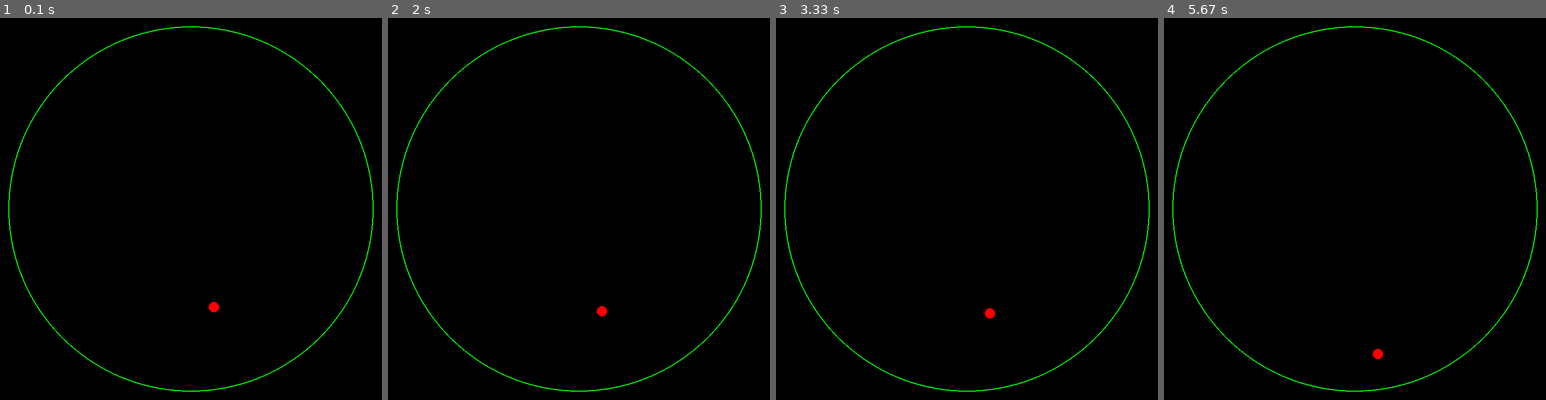
Above: before the commit, frames 1-4 (left to right).
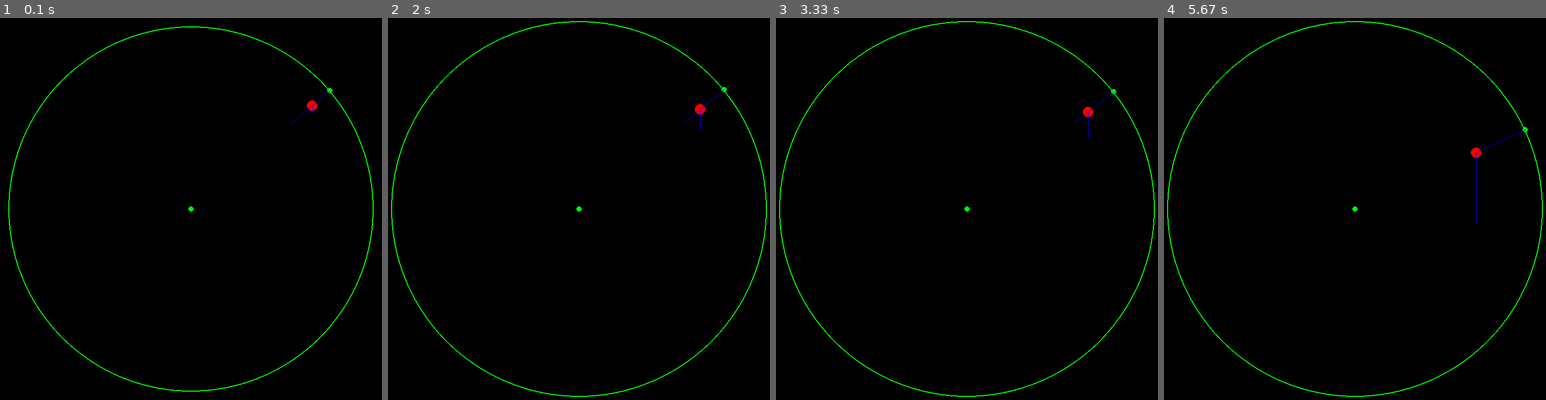
Above: after the commit, the same moments.

Repository: nsodickson/Pygame-Projects
Game: pygame game, started from Projects/GravityCircle.py
Same seed, same stepped clock (60 frames per second), same inputs: the game is played once before the commit and once after it.
Inputs (mouse positions are in pixels of both pictures, inside the frame that each line leads up to):
- Up to frame 1 (0.1 s): no input
- Up to frame 2 (2 s): hold Space 0.33-0.8 s; hold Right 0.33-0.8 s; move the mouse to (563, 228) at 0.37 s; press the mouse at (449, 147) at 0.87 s; move the mouse to (449, 228) at 0.97 s; release the mouse at (449, 308) at 1.1 s; hold Up from 1.67 s (still down); move the mouse to (468, 56) at 1.7 s
- Up to frame 3 (3.33 s): release Up at 2.13 s; hold Enter 2.67-3.2 s; hold Left 2.67-3.2 s
- Up to frame 4 (5.67 s): hold Down 3.8-4.1 s; tap Space at 4.57, 4.97, 5.37 s; hold Up 4.9-5.27 s; hold Right from 5.3 s (still down)

The runs differ from the first frame. In frame 1, 0.2% of the frame differs, in the area x 49-88%, y 18-78%; in frame 2, 1.7%; in frame 3, 1.7%; in frame 4, 1.8%, in the area x 0-100%, y 0-100%.

Commit message:
Game of Life Version 2

Diff:
--- /dev/null
+++ b/Projects/GameOfLifeV2.py
@@ -0,0 +1,246 @@
+import pygame
+from pygame.locals import *
+import numpy as np
+import scipy.signal as signal
+
+def tupleToVector2(p, type=float):
+    return pygame.Vector2(type(p[0]), type(p[1]))
+
+def vector2ToTuple(p, type=float):
+    return (type(p[0]), type(p[1]))
+
+WHITE = (255, 255, 255)
+BLACK = (0, 0, 0)
+RED = (255, 0, 0)
+BLUE = (0, 0, 255)
+GREEN = (0, 255, 0)
+
+KERNEL = np.ones((3, 3))
+KERNEL[1, 1] = 0
+
+class Grid():
+    def __init__(self,
+                 gw: int,
+                 gh: int):
+        self.gw = gw
+        self.gh = gh
+        self.grid = np.zeros((self.gh, self.gw))
+
+    def get_border(self):
+        return np.concatenate([self.grid[:-1, 0],
+                               self.grid[0, :-1],
+                               self.grid[:-1, -1],
+                               self.grid[-1, :-1]])
+
+    def expand(self,
+               n: int=1):
+        self.gw += 2 * n
+        self.gh += 2 * n
+        self.grid = np.pad(self.grid, n)
+
+    def apply_rules(self):
+        neighbors = signal.convolve2d(self.grid, KERNEL, mode="same")
+        birth_flag = np.logical_or(neighbors == 3, False)
+        death_flag = np.logical_or(neighbors < 2, neighbors > 3)
+        self.grid[birth_flag] = 1
+        self.grid[death_flag] = 0
+
+    def step(self):
+        self.apply_rules()
+        if self.get_border().any():
+            self.expand()
+
+    def draw(self,
+             surf: pygame.Surface,
+             _gw: int,
+             _gh: int,
+             grid_offset_x: int,
+             grid_offset_y: int,
+             draw_grid: bool=True,
+             full_grid: bool=True,
+             visualize_neighbors: bool=False):
+        if visualize_neighbors:
+            neighbors = signal.convolve2d(self.grid, KERNEL, mode="same")
+        surf.fill(BLACK)
+        w, h = surf.get_size()
+        cell_size = w // _gw
+        center_x = (self.gw + grid_offset_x) // 2
+        center_y = (self.gh + grid_offset_y) // 2
+        left = center_x - _gw // 2
+        top = center_y - _gh // 2
+        right = center_x + _gw // 2
+        bottom = center_y + _gh // 2
+        for i in range(_gw):
+            for n in range(_gh):
+                x = left + i
+                y = top + n
+                if 0 <= x < self.gw and 0 <= y < self.gh:
+                    if visualize_neighbors:
+                        cell = neighbors[y, x]
+                        color_value = 255 * cell / 8
+                        color = (color_value, color_value, color_value)
+                        pygame.draw.rect(surf, color, (i * cell_size, n * cell_size, cell_size, cell_size))
+                    else:
+                        cell = self.grid[y, x]
+                        color = WHITE if cell else BLACK
+                        pygame.draw.rect(surf, color, (i * cell_size, n * cell_size, cell_size, cell_size))
+        if draw_grid:
+            if full_grid:
+                grid_left = 0
+                grid_top = 0
+                grid_right = _gw
+                grid_bottom = _gh
+            else:
+                if left < 0:
+                    grid_left = min(_gw, abs(left))
+                else:
+                    grid_left = 0
+
+                if top < 0:
+                    grid_top = min(_gh, abs(top))
+                else:
+                    grid_top = 0
+
+                if right > self.gw:
+                    grid_right = min(_gw, _gw - (right - self.gw))
+                else:
+                    grid_right = _gw
+
+                if bottom > self.gh:
+                    grid_bottom = min(_gh, _gh - (bottom - self.gh))
+                else:
+                    grid_bottom = _gh
+            for i in range(grid_left, grid_right + 1):
+                pygame.draw.line(surf, BLUE, (i * cell_size, grid_top * cell_size), (i * cell_size, grid_bottom * cell_size))
+            for i in range(grid_top, grid_bottom + 1):
+                pygame.draw.line(surf, BLUE, (grid_left * cell_size, i * cell_size), (grid_right * cell_size, i * cell_size))
+
+pygame.init()
+
+w, h = 800, 800
+window = pygame.display.set_mode((w, h))
+
+even_divisors = []
+for i in range(1, min(w + 1, h + 1)):
+    if w % i == 0 and w / i % 2 == 0 and h % i == 0 and h / i % 2 == 0:
+        even_divisors.append(i)
+divisor_idx = 7
+cell_size = even_divisors[divisor_idx]
+gw, gh = w // cell_size, h // cell_size
+grid = Grid(gw, gh)
+
+print(even_divisors)
+
+clock = pygame.time.Clock()
+fps = 100
+
+draw_grid = True
+full_grid = True
+visualize_neighbors = False
+running = False
+clicked = False
+moved = False
+pygame.display.set_caption("Conway's Game of Life (Paused)")
+
+past_pos = tupleToVector2(pygame.mouse.get_pos())
+offset = pygame.Vector2()
+
+sim_on = True
+while sim_on:
+    if running:
+        grid.step()
+
+    for event in pygame.event.get():
+        if event.type == QUIT:
+            sim_on = False
+        elif event.type == MOUSEBUTTONDOWN:
+            clicked = True
+        elif event.type == MOUSEBUTTONUP:
+            if not moved:
+                pos = tupleToVector2(event.pos)
+                center_x = (grid.gw - int(offset.x // cell_size)) // 2
+                center_y = (grid.gh - int(offset.y // cell_size)) // 2
+                x = int(center_x + (pos.x - w // 2) // cell_size)
+                y = int(center_y + (pos.y - h // 2) // cell_size)
+
+                if x < 0 and y < 0:
+                    grid.expand(max(abs(x), abs(y)) + 1)
+                elif x < 0 and y > grid.gh - 1:
+                    grid.expand(max(abs(x), y - grid.gh) + 1)
+                elif x > grid.gw - 1 and y < 0:
+                    grid.expand(max(x - grid.gw, abs(y)) + 1)
+                elif x > grid.gw - 1 and y > grid.gw - 1:
+                    grid.expand(max(x - grid.gw, y - grid.gh) + 1)
+                elif x < 0:
+                    grid.expand(abs(x) + 1)
+                elif y < 0:
+                    grid.expand(abs(y) + 1)
+                elif x > grid.gw - 1:
+                    grid.expand(x - grid.gw + 1)
+                elif y > grid.gh - 1:
+                    grid.expand(y - grid.gh + 1)
+
+                center_x = (grid.gw - int(offset.x // cell_size)) // 2
+                center_y = (grid.gh - int(offset.y // cell_size)) // 2
+                x = int(center_x + (pos.x - w // 2) // cell_size)
+                y = int(center_y + (pos.y - h // 2) // cell_size)
+
+                grid.grid[y, x] = 0 if grid.grid[y, x] else 1
+            clicked = False
+            moved = False
+        elif event.type == MOUSEMOTION:
+            pos = tupleToVector2(event.pos)
+            if clicked:
+                pos_change = (pos - past_pos) * 2
+                offset += pos_change
+                if abs(pos_change.x // cell_size) > 0 or abs(pos_change.y // cell_size) > 0:
+                    moved = True
+            past_pos = pos
+        elif event.type == KEYDOWN:
+            if event.key == K_SPACE:
+                running = not running
+                pygame.display.set_caption("Conway's Game of Life ({})".format("Running" if running else "Paused"))
+            elif event.key == K_UP:
+                if divisor_idx > 1:
+                    offset *= even_divisors[divisor_idx - 1] / even_divisors[divisor_idx]
+                divisor_idx = max(1, divisor_idx - 1)
+                cell_size = even_divisors[divisor_idx]
+                gw, gh = w // cell_size, h // cell_size
+            elif event.key == K_DOWN:
+                if divisor_idx < len(even_divisors) - 1:
+                    offset *= even_divisors[divisor_idx + 1] / even_divisors[divisor_idx]
+                divisor_idx = min(len(even_divisors) - 1, divisor_idx + 1)
+                cell_size = even_divisors[divisor_idx]
+                gw, gh = w // cell_size, h // cell_size
+            elif event.key == K_RIGHT:
+                grid.step()
+            elif event.key == K_f:
+                full_grid = not full_grid
+            elif event.key == K_g:
+                draw_grid = not draw_grid
+            elif event.key == K_c:
+                offset = pygame.Vector2(0, 0)
+            elif event.key == K_n:
+                visualize_neighbors = not visualize_neighbors
+
+    grid.draw(window,
+              gw,
+              gh,
+              -int(offset.x // cell_size),
+              -int(offset.y // cell_size),
+              draw_grid=draw_grid,
+              full_grid=full_grid,
+              visualize_neighbors=visualize_neighbors)
+    pygame.display.update()
+    clock.tick(fps)
+
+"""
+Instructions:
+
+Mouse button: Click on individual cells to set them as either alive (white) or dead (black)
+Space bar: Start or pause the simulation
+Up arrow: Zoom out
+Down arrow: Zoom in
+g: Toggle the grid
+f: Toggle the display of the dynamically sized grid
+"""
--- a/Games/GravityCircle.py
+++ b/Projects/GravityCircle.py
@@ -30,6 +30,7 @@
 # Initializing circlular border
 border_radius = width / 2 - 50
 border_center = pygame.Vector2(width / 2, height / 2)
+border_click_radius = 5
 
 num_balls = 1
 colors = [RED for i in range(num_balls)]
@@ -51,7 +52,7 @@
 """
 
 # Small deviations
-"""
+# """
 r = math.sqrt(random.random()) * border_radius - 2
 theta = random.random() * 2 * math.pi
 random_pos = pygame.Vector2(r * math.cos(theta) + border_center.x,
@@ -60,20 +61,26 @@
     positions.append(random_pos + pygame.Vector2(random.random() * 0.1,
                                                  random.random() * 0.1))
     velocities.append(pygame.Vector2(0, 0))
-"""
+# """
 
 # Random positions
+"""
 for i in range(num_balls):
     r = math.sqrt(random.random()) * border_radius - radii[i]
     theta = random.random() * 2 * math.pi
     positions.append(pygame.Vector2(r * math.cos(theta) + border_center.x,
                                     r * math.sin(theta) + border_center.y))
     velocities.append(pygame.Vector2(0, 0))
+"""
 
 paused = False
 click_frames = 0
+base_fps = fps
+fast_fps = 1000
+slow_fps = 100
 past_pos = tupleToVector2(pygame.mouse.get_pos())
 clicked_idx = None
+border_clicked = False
 damping = 1.0
 radius_damping = 1.0
 
@@ -89,17 +96,36 @@
                 paused = not paused
             elif event.key == K_RETURN and paused:
                 click_frames = 10
+            elif event.key == K_RIGHT:
+                fps = fast_fps
+            elif event.key == K_LEFT:
+                fps = slow_fps
+            elif event.key == K_DOWN:
+                border_radius = max(10, border_radius - 10)
+            elif event.key == K_UP:
+                border_radius += 10
+        elif event.type == KEYUP:
+            if event.key == K_RIGHT or event.key == K_LEFT:
+                fps = base_fps
         elif event.type == MOUSEBUTTONDOWN:
-            for i in range(num_balls):
-                if (tupleToVector2(event.pos) - positions[i]).magnitude() < radii[i]:
-                    clicked_idx = i
-                    velocities[i] = pygame.Vector2(0, 0)
-                    break
+            event_pos = tupleToVector2(event.pos)
+            if (event_pos - border_center).magnitude() < border_click_radius:
+                border_clicked = True
+            if not border_clicked:
+                for i in range(num_balls):
+                    if (event_pos - positions[i]).magnitude() < radii[i]:
+                        clicked_idx = i
+                        velocities[i] = pygame.Vector2(0, 0)
+                        break
         elif event.type == MOUSEMOTION:
-            if clicked_idx is not None:
-                positions[clicked_idx] += tupleToVector2(event.pos) - past_pos
-            past_pos = tupleToVector2(event.pos)
+            event_pos = tupleToVector2(event.pos)
+            if border_clicked:
+                border_center += event_pos - past_pos
+            elif clicked_idx is not None:
+                positions[clicked_idx] += event_pos - past_pos
+            past_pos = event_pos
         elif event.type == MOUSEBUTTONUP:
+            border_clicked = False
             clicked_idx = None
 
     if not paused or click_frames > 0:
@@ -128,15 +154,14 @@
                 positions[i] = pygame.Vector2(border_x + border_center.x - sign(border_pos.x) * radii[i] * abs(math.cos(angle)),
                                               border_y + border_center.y - sign(border_pos.y) * radii[i] * abs(math.sin(angle)))
 
-
         click_frames = max(click_frames - 1, 0)
 
-    pygame.draw.circle(window, GREEN, border_center, border_radius, 2)
     for i in range(num_balls):
         pygame.draw.circle(window, colors[i], positions[i], radii[i])
+    pygame.draw.circle(window, GREEN, border_center, border_radius, 2)
+    pygame.draw.circle(window, GREEN, border_center, border_click_radius)
 
     # Debug
-    """
     for i in range(num_balls):
         # Update velocity
         border_pos = positions[i] - border_center  # Position relative to the border center
@@ -147,18 +172,17 @@
         norm = pygame.Vector2(norm_x, norm_y)
         angle = math.atan(-1 * border_pos.y / border_pos.x)  # Angle relative to border center
 
-        collision_point = pygame.Vector2(border_x + border_center.x, border_y + border_center.x)
+        collision_point = pygame.Vector2(border_x + border_center.x, border_y + border_center.y)
         pygame.draw.circle(window, GREEN, collision_point, 5)
-        pygame.draw.line(window, BLUE, collision_point, collision_point + norm * 10)
+        pygame.draw.line(window, BLUE, collision_point, collision_point + norm * 100)
         pygame.draw.line(window, BLUE, positions[i], positions[i] + 100 * velocities[i])
 
         angle_img = font.render("Angle: {:.2f}".format(math.degrees(angle)), True, RED)
         x_img = font.render("Border X: {:.2f}".format(border_pos.x), True, RED)
         y_img = font.render("Border Y: {:.2f}".format(border_pos.y), True, RED)
-        window.blit(angle_img, (5, 5))
-        window.blit(x_img, (5, 25))
-        window.blit(y_img, (5, 45))
-    """
+        # window.blit(angle_img, (5, 5))
+        # window.blit(x_img, (5, 25))
+        # window.blit(y_img, (5, 45))
 
     pygame.display.update()
     clock.tick(fps)
Renamed: Games/FlappyBird.py -> Projects/FlappyBird.py
Renamed: Games/GameOfLife.py -> Projects/GameOfLife.py
Renamed: Games/GravitySimOne.py -> Projects/GravitySim1.py
Renamed: Games/GravitySimTwo.py -> Projects/GravitySim2.py
Renamed: Games/Pong.py -> Projects/Pong.py
Renamed: Games/SmoothSnake.py -> Projects/SmoothSnake.py
Renamed: Games/Snake.py -> Projects/Snake.py
Renamed: Games/SpellingBee.py -> Projects/SpellingBee.py
